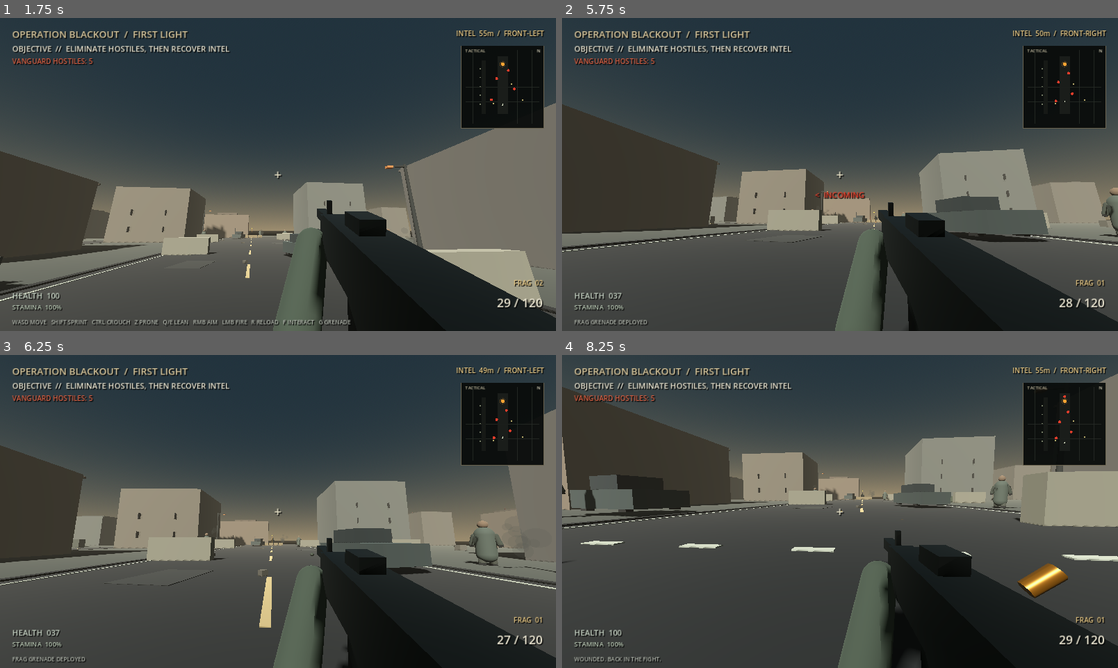
Above: before the commit, frames 1-4 (two rows, left to right).
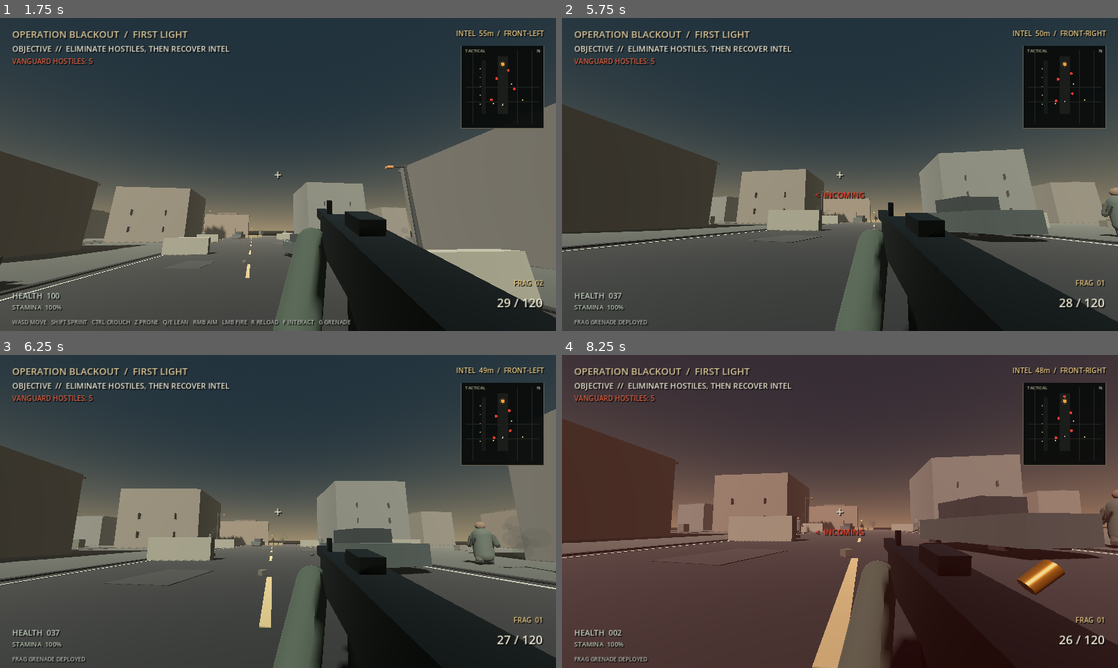
Above: after the commit, the same moments.

Repository: Liladizilla/operation-blackout
Game: Godot game, scene res://scenes/main.tscn
Same seed, same stepped clock (60 frames per second), same inputs: the game is played once before the commit and once after it.
Inputs (mouse positions are in pixels of both pictures, inside the frame that each line leads up to):
- Up to frame 1 (1.75 s): click "DEPLOY / BEGIN OPERATION" at 0.5 s; tap Enter at 1.25 s; move the mouse to (305, 174) at 1.27 s; hold W (move_forward) from 1.28 s (still down); tap Ctrl (crouch) at 1.35 s; click (305, 174) at 1.42 s; tap Space (jump) at 1.52 s
- Up to frame 2 (5.75 s): keep holding W (move_forward); move the mouse to (812, 174) at 2.02 s; tap F (interact) at 2.1 s; tap Space (jump) at 2.27, 3.77, 4.52, 5.27 s; move the mouse to (851, 168) at 2.77 s; tap Z (prone) at 2.85 s; move the mouse to (834, 180) at 3.52 s; tap Shift (sprint) at 3.6 s; click (834, 180) at 3.67 s; move the mouse to (878, 177) at 4.27 s; tap G (throw_grenade) at 4.35 s; move the mouse to (795, 171) at 5.02 s; tap Enter at 5.1 s
- Up to frame 3 (6.25 s): keep holding W (move_forward); move the mouse to (283, 511) at 5.77 s; tap Ctrl (crouch) at 5.85 s; click (283, 511) at 5.92 s
- Up to frame 4 (8.25 s): move the mouse to (817, 505) at 6.52 s; release W (move_forward) at 6.53 s; hold E (lean_right) 6.53-7.28 s; tap F (interact) at 6.6 s; tap Space (jump) at 6.77, 7.52 s; move the mouse to (867, 511) at 7.27 s; hold W (move_forward) from 7.28 s (still down); tap Z (prone) at 7.35 s; move the mouse to (812, 511) at 8.02 s; tap Shift (sprint) at 8.1 s; click (812, 511) at 8.17 s

Frame 1 is identical in both runs. In frame 2, less than 0.1% of the frame differs, in the area x 44-100%, y 17-70%; in frame 3, 0.3%; in frame 4, 34%, in the area x 0-100%, y 4-100%.

Commit message:
Propagate hostile gunfire to nearby squad members

Diff:
--- a/scripts/enemy.gd
+++ b/scripts/enemy.gd
@@ -596,6 +596,9 @@
         if player.has_method("apply_damage"):
             player.apply_damage(shot_damage, global_position)
     _spawn_shot_tracer(from, tracer_end, tracer_tint)
+    var active_scene := get_tree().current_scene
+    if is_instance_valid(active_scene) and active_scene.has_method("report_noise"):
+        active_scene.call("report_noise", from, 42.0, "GUNSHOT", self)
     if not hit.is_empty() and hit.get("collider") is StaticBody3D and is_instance_valid(player):
         if player.has_method("_spawn_bullet_impact"):
             player.call("_spawn_bullet_impact", hit.get("position", tracer_end), hit.get("normal", Vector3.UP))
